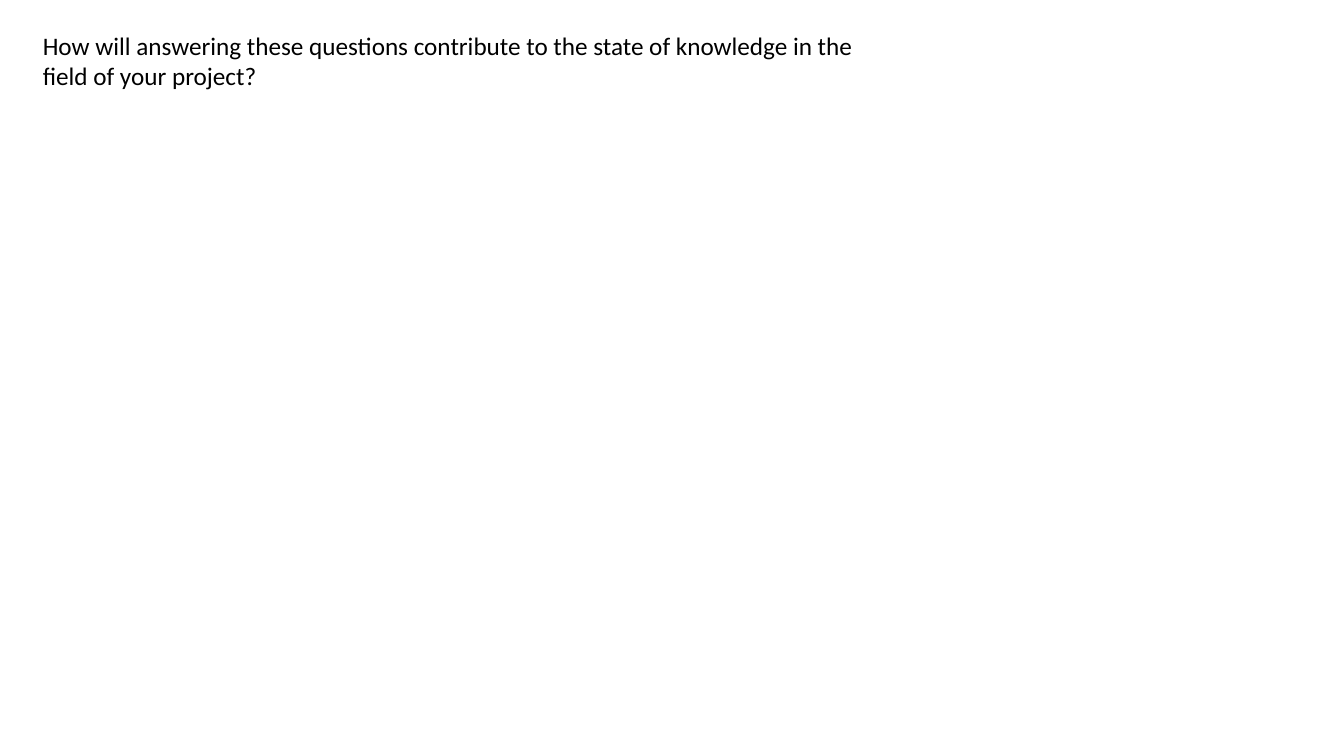
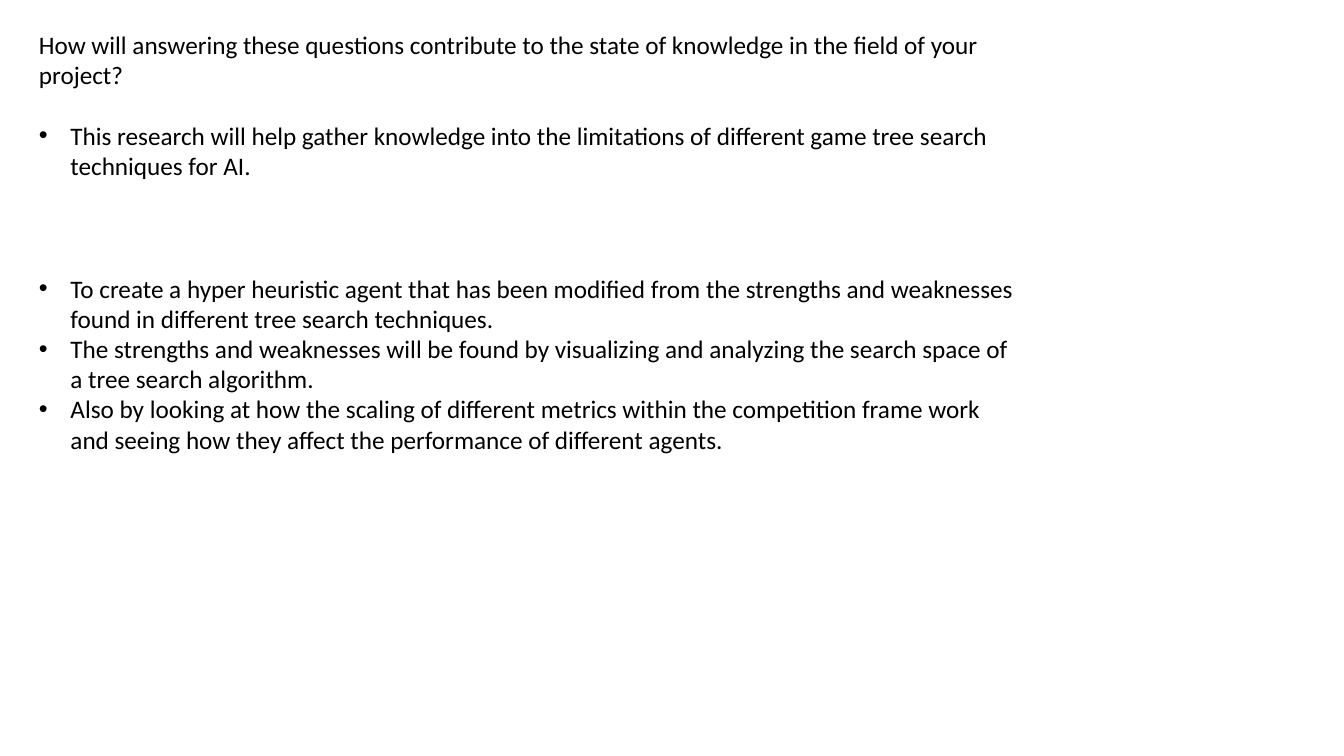
Before and after one commit to Alli1223/comp320-comp360-dissertation, a slide deck: slide 2 of Presentations/Findings Presentation/Findings.pptx. Drawn at 1344x756 pixels with LibreOffice and Linux fonts; fonts in the diff are those of the drawing. Boxes give left, top, right and bottom in pixels: in the first picture for what was removed or moved away, otherwise in the second. Text is boxed around its words. In the diff, an @@ line names an element or a change of style, - is before the commit and + after.

```diff
--- a/Presentations/Findings Presentation/Findings.pptx
+++ b/Presentations/Findings Presentation/Findings.pptx
@@ text at [70,127,987,179]: paragraph added @@
+• This research will help gather knowledge into the limitations of different game tree search techniques for AI.
@@ text added at [70,280,1013,454], 18 pt, text #000000 @@
+• To create a hyper heuristic agent that has been modified from the strengths and weaknesses found in different tree search techniques.
+• The strengths and weaknesses will be found by visualizing and analyzing the search space of a tree search algorithm.
+• Also by looking at how the scaling of different metrics within the competition frame work and seeing how they affect the performance of different agents.
```
Also in this commit, not shown: 1 other slide changed, 1 slide added, 1 slide removed, 24 other files.
